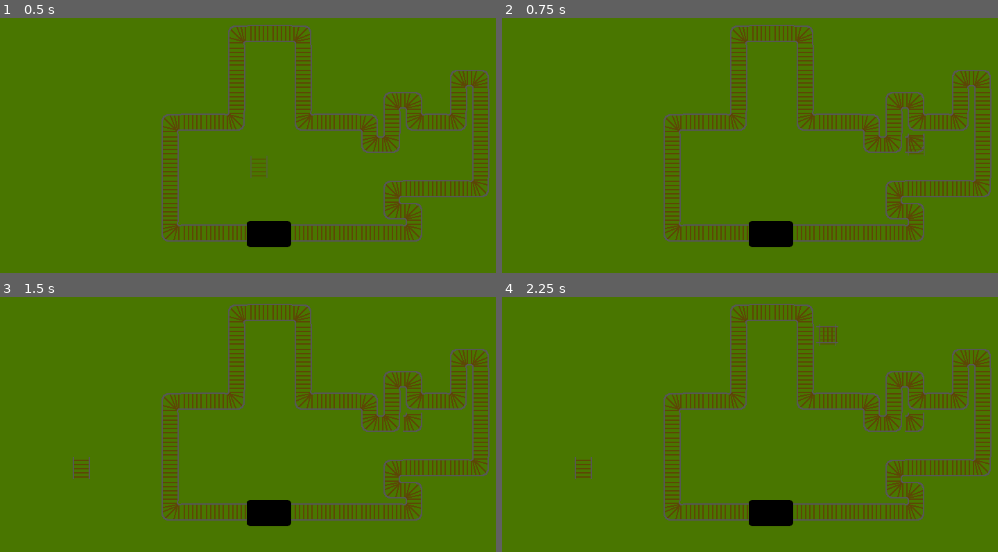
Above: before the commit, frames 1-4 (two rows, left to right).
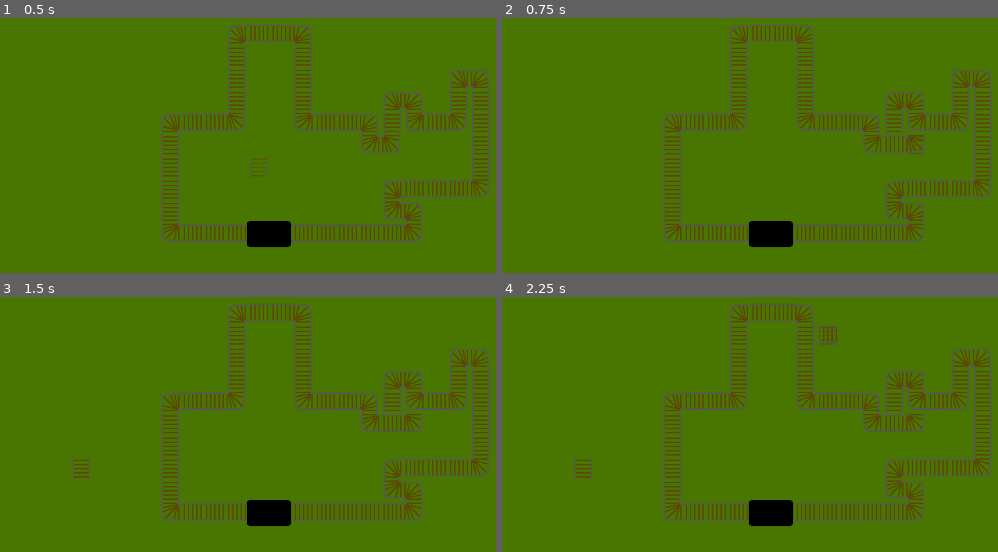
Above: after the commit, the same moments.

Repository: kriegueur/GMTK_jam_2025
Game: Godot game, scene res://world.tscn
The game is run twice, just before and just after one commit, with the same random seed, the same clock (stepped at 60 frames per second) and the same inputs. The engine's default icon, where the game draws it, is replaced by a stand-in: a white triangle on a blue panel in a dark square.
Inputs (mouse positions are in pixels of both pictures, inside the frame that each line leads up to):
- Up to frame 1 (0.5 s): no input
- Up to frame 2 (0.75 s): tap Enter at 0.5 s; move the mouse to (923, 135) at 0.52 s; press the mouse at (923, 135) at 0.53 s
- Up to frame 3 (1.5 s): tap Space at 1.25 s; move the mouse to (89, 460) at 1.27 s; release the mouse at (89, 460) at 1.28 s; click (89, 460) at 1.35 s
- Up to frame 4 (2.25 s): tap Enter at 2 s; move the mouse to (829, 337) at 2.02 s; press the mouse at (829, 337) at 2.03 s

Frame 1 is identical in both runs. In frame 2, 0.2% of the frame differs, in the area x 76-82%, y 45-53%; in frame 3, 0.2%; in frame 4, 0.2%.

Commit message:
feat: better autotiling

Diff:
--- a/world.gd
+++ b/world.gd
@@ -148,8 +148,6 @@
 	var adjacents : Array[ADJACENTPOS] = find_adjacents(tile)
 	if len(adjacents) == 0:
 		return ORIENTATION.NS
-	if len(adjacents) > 2:
-		return get_tile_orientation(tile)
 	if len(adjacents) == 1:
 		match adjacents[0]:
 			ADJACENTPOS.UP:
@@ -160,6 +158,16 @@
 				return ORIENTATION.WE
 			ADJACENTPOS.RIGHT:
 				return ORIENTATION.WE
+	if len(adjacents) > 2:
+		if ADJACENTPOS.UP not in adjacents:
+			return ORIENTATION.WE
+		if ADJACENTPOS.DOWN not in adjacents:
+			return ORIENTATION.WE
+		if ADJACENTPOS.LEFT not in adjacents:
+			return ORIENTATION.NS
+		if ADJACENTPOS.RIGHT not in adjacents:
+			return ORIENTATION.NS
+		return get_tile_orientation(tile)
 	match adjacents[0]:
 		ADJACENTPOS.UP:
 			if adjacents[1] == ADJACENTPOS.DOWN:
